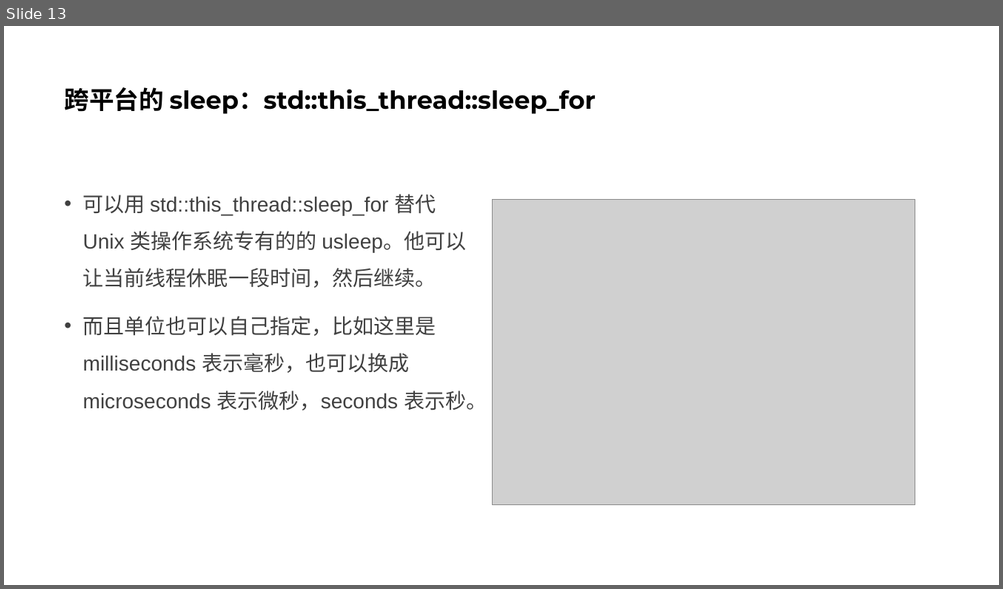
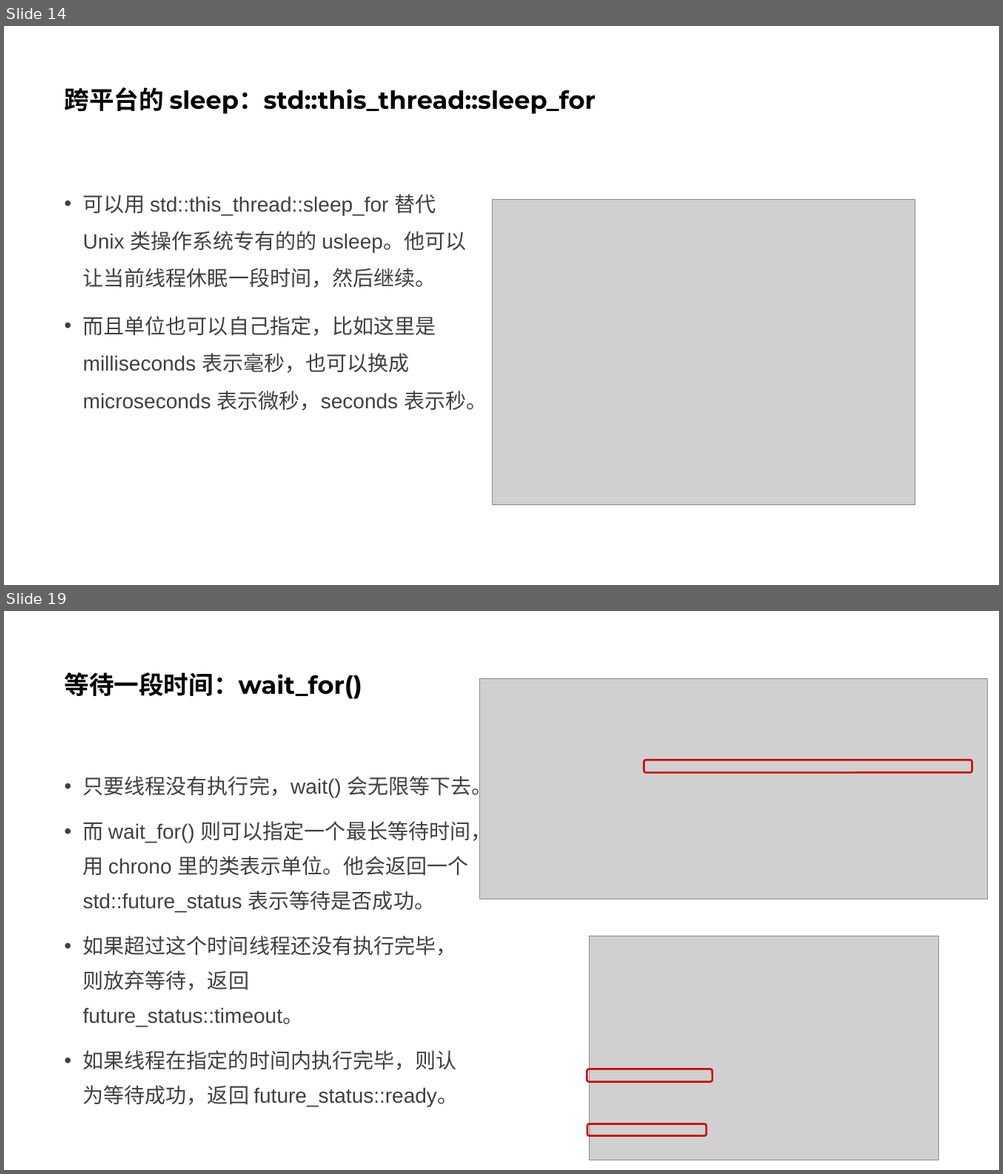
Before and after one commit to parallel101/course, a slide deck: 05/slides.pptx. Shown one above the other, each under a label of ours: slide 13 before the commit, slides 14 and 19 after it; the slides between them are not shown. The pictures are 1003x589 and 1003x1174 pixels, drawn with LibreOffice and Linux fonts; fonts in the diff are those of the drawing; grey boxes stand for pictures. Boxes give left, top, right and bottom in pixels: in the first picture for what was removed or moved away, otherwise in the second. Text is boxed around its words. In the diff, an @@ line names an element or a change of style, - is before the commit and + after.

```diff
--- a/05/slides.pptx
+++ b/05/slides.pptx
@@ slide 19 added at (x1=4, y1=611, x2=999, y2=1170), background #FFFFFF @@
@@ title added at (x1=64, y1=672, x2=361, y2=699), 24 pt, text #000000, bold @@
+等待一段时间：wait_for()
@@ picture added at (x1=480, y1=679, x2=987, y2=899) @@
@@ rounded rectangle added at (x1=643, y1=760, x2=972, y2=773), outline #CC0000 1.75 pt @@
@@ text added at (x1=83, y1=773, x2=492, y2=1108), 20 pt, text #404040 @@
+• 只要线程没有执行完，wait() 会无限等下去。
+• 而 wait_for() 则可以指定一个最长等待时间，用 chrono 里的类表示单位。他会返回一个 std::future_status 表示等待是否成功。
+• 如果超过这个时间线程还没有执行完毕，则放弃等待，返回 future_status::timeout。
+• 如果线程在指定的时间内执行完毕，则认为等待成功，返回 future_status::ready。
@@ picture added at (x1=589, y1=937, x2=938, y2=1160) @@
@@ rounded rectangle added at (x1=586, y1=1070, x2=712, y2=1082), outline #CC0000 1.75 pt @@
@@ rounded rectangle added at (x1=587, y1=1125, x2=707, y2=1136), outline #CC0000 1.75 pt @@
@@ what was slide 13 is now slide 14 @@
```
Also in this commit, not shown: 4 slides changed, 9 other slides added, 15 other files.
